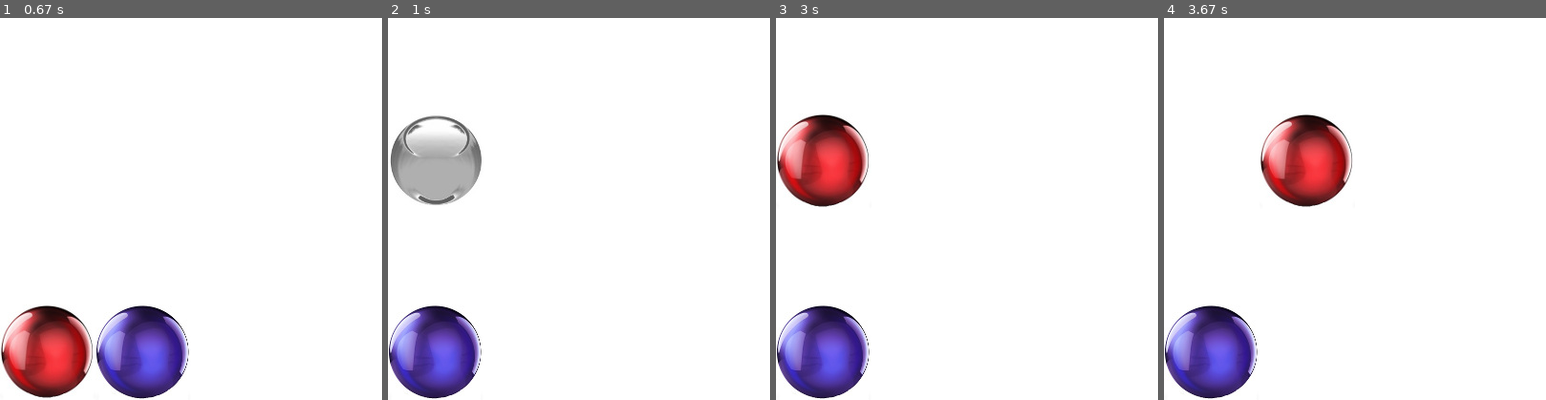
Above: before the commit, frames 1-4 (left to right).
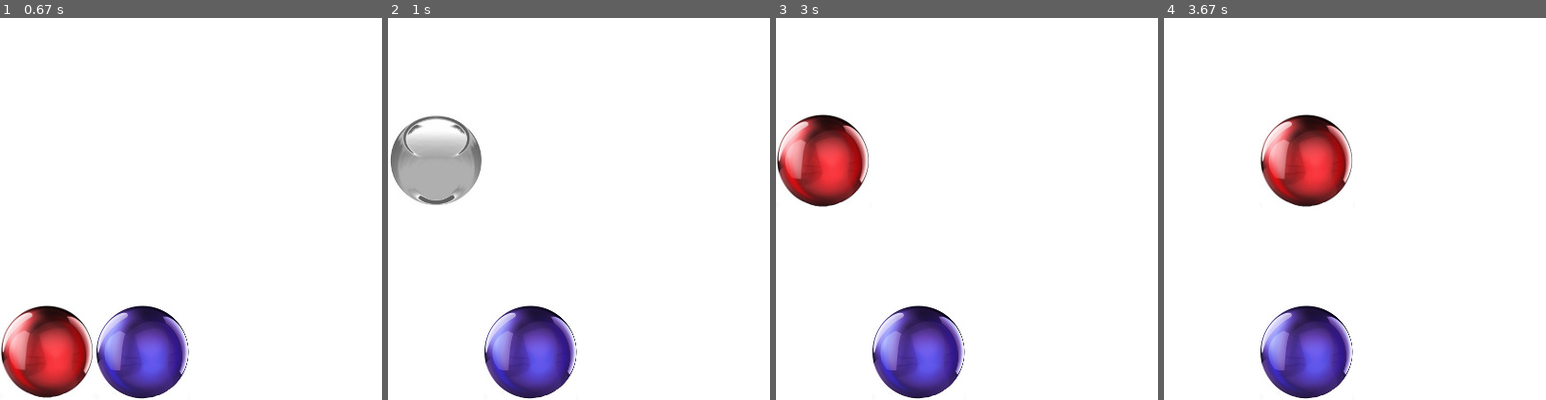
Above: after the commit, the same moments.

Repository: vishal-keshav/Q-Learning-pygame
Game: pygame game, started from main.py
Two runs of this game, one before a commit and one after it. Both use one fixed random seed, a clock stepped at 60 frames per second and the inputs below.
Inputs:
- Up to frame 1 (0.67 s): no input
- Up to frame 2 (1 s): no input
- Up to frame 3 (3 s): no input
- Up to frame 4 (3.67 s): no input

Frame 1 is identical in both runs. In frame 2, 9.2% of the frame differs, in the area x 0-50%, y 75-100%; in frame 3, 9.2%; in frame 4, 9.2%.

Commit message:
Changed behaviour of bot

Diff:
--- a/MDP.py
+++ b/MDP.py
@@ -43,7 +43,7 @@
     state_value = np.zeros((2,4,4,4))
     action_value = np.ones((2,4,4,4))
     states = generate_states()
-    actions = [-1,0,1]
+    actions = [0,-1,1]
 
     #Control the iteration from variable
     for i in range(0,iteration):
Not shown, changed: MDP.pyc
